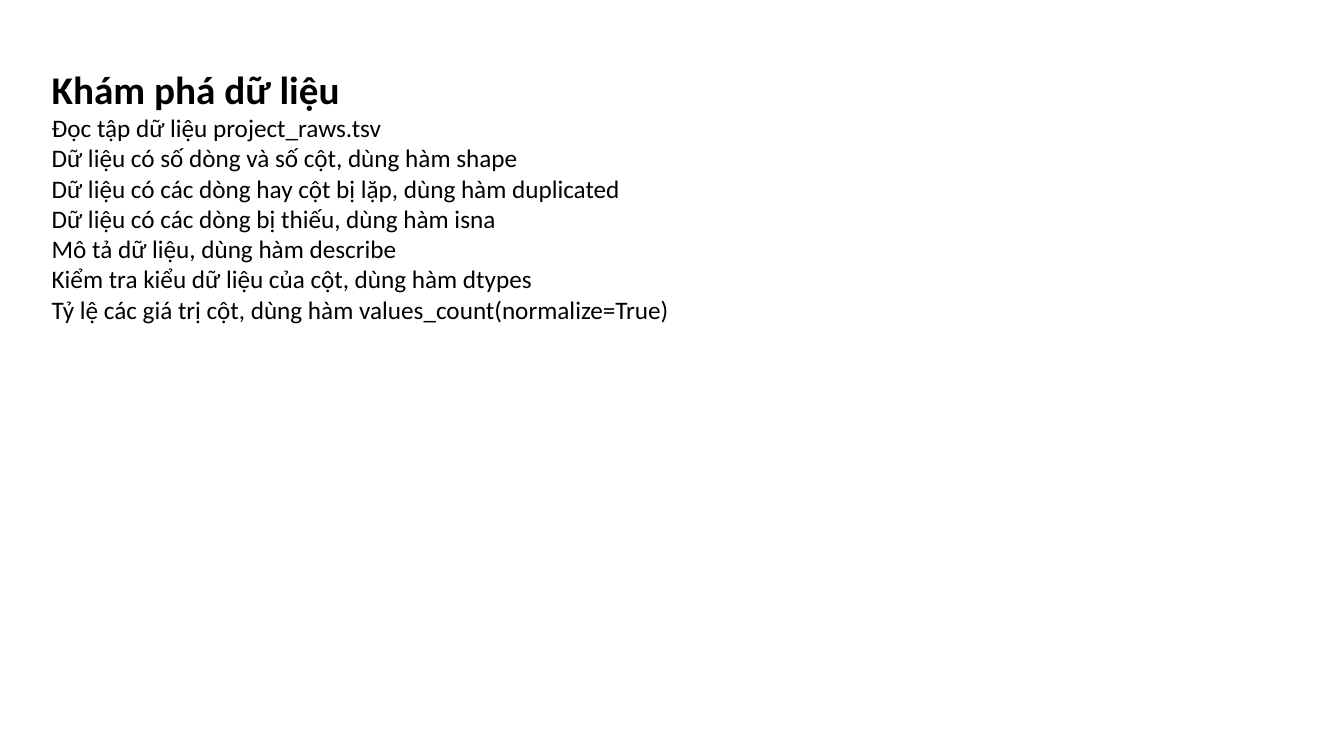
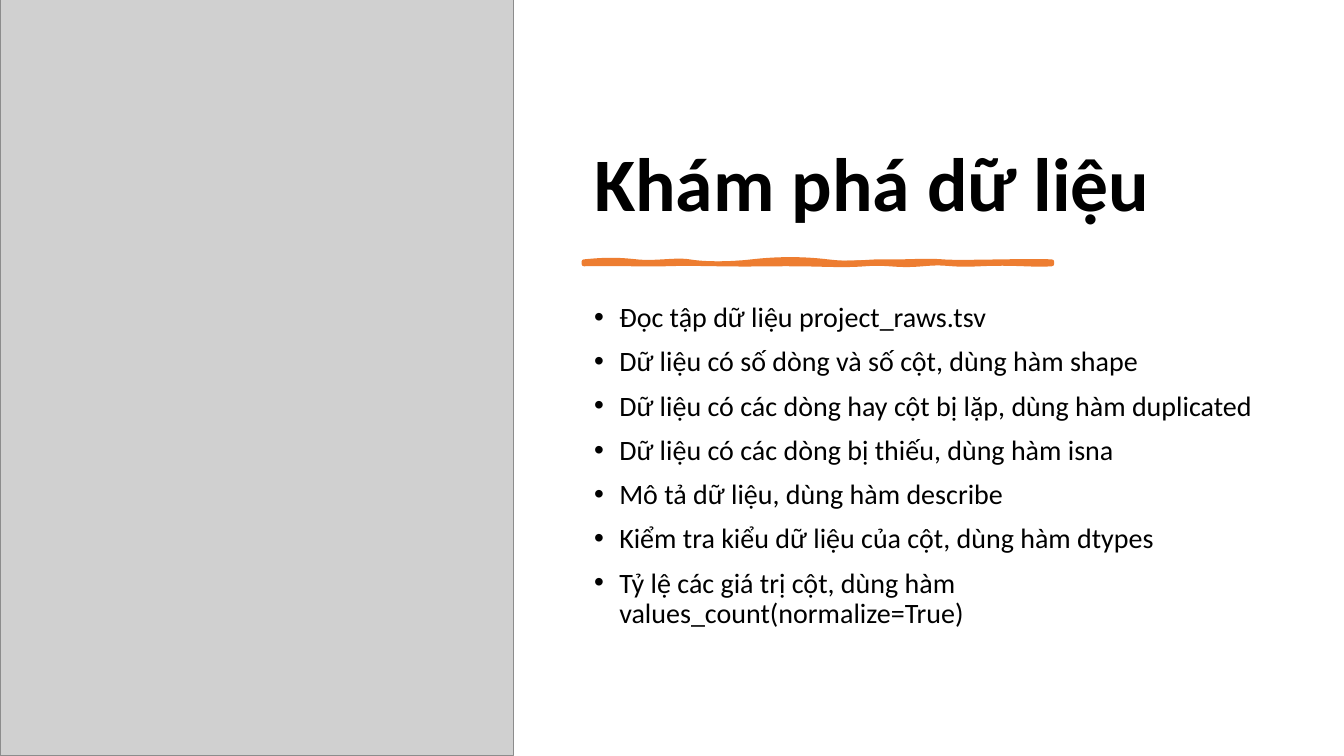
Before and after one commit to XQuyTran/DataScience_Project_HCMUS, a slide deck: slide 9 of presentation/Slide.pptx (slide 8 before the commit). Drawn at 1344x756 pixels with LibreOffice and Linux fonts; fonts in the diff are those of the drawing; grey boxes stand for pictures. Boxes give left, top, right and bottom in pixels: in the first picture for what was removed or moved away, otherwise in the second. Text is boxed around its words. In the diff, an @@ line names an element or a change of style, - is before the commit and + after.

```diff
--- a/presentation/Slide.pptx
+++ b/presentation/Slide.pptx
@@ picture added at (0, 0, 513, 756) @@
@@ text at (52, 76, 340, 111): paragraph removed @@
-Khám phá dữ liệu
@@ title added at (594, 158, 1150, 225), 54 pt, text #000000, bold @@
+Khám phá dữ liệu
@@ freeform shape added at (584, 262, 1052, 264), fill #ED7D31, outline #ED7D31 3.5 pt @@
@@ text "Đọc tập dữ liệu project_raws.tsv": place and size @@
-text "Đọc tập dữ liệu project_raws.tsv" at (52, 76, 668, 324)
+text "Đọc tập dữ liệu project_raws.tsv" at (619, 307, 1252, 627)
@@ text "Đọc tập dữ liệu project_raws.tsv" at (619, 307, 1252, 627): size 18 to 20 pt; bullet none to •; line spacing 1 to 0.9; more space between paragraphs @@
```
Also in this commit, not shown: 9 other slides changed, 12 slides added, 1 other file.
